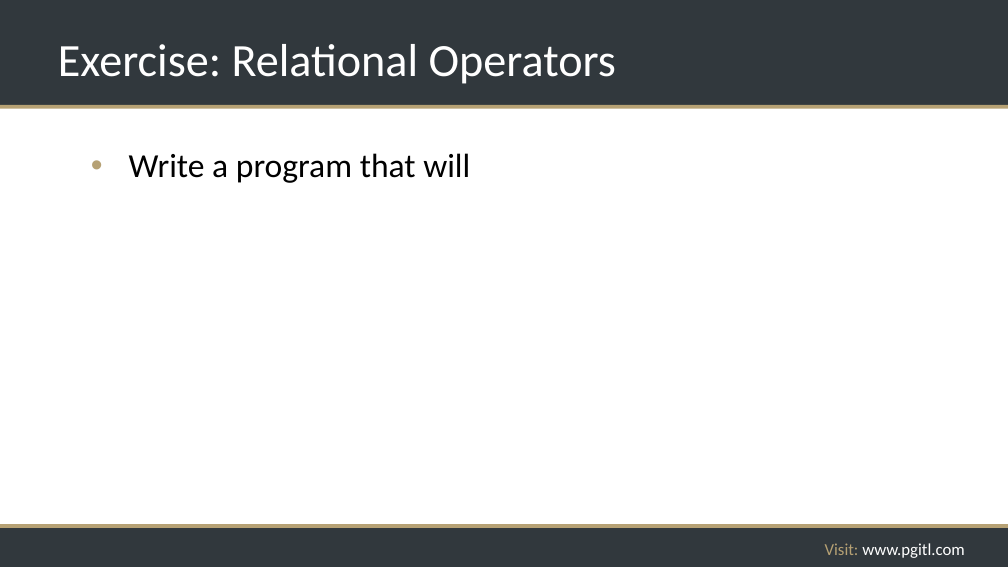
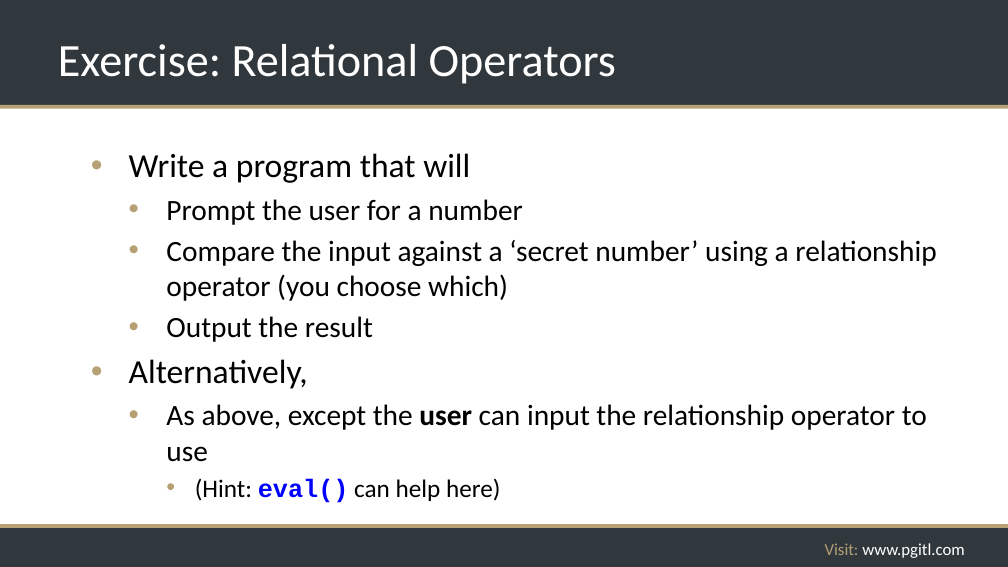
Before and after one commit to rikkouri/project-a, a slide deck: slide 86 of Programming Foundations.pptx. Drawn at 1008x567 pixels with LibreOffice and Linux fonts; fonts in the diff are those of the drawing; background and template pictures are left out. Boxes give left, top, right and bottom in pixels: in the first picture for what was removed or moved away, otherwise in the second. Text is boxed around its words. In the diff, an @@ line names an element or a change of style, - is before the commit and + after.

Commit message:
Relational ops exercise

```diff
--- a/Programming Foundations.pptx
+++ b/Programming Foundations.pptx
@@ text at [129, 199, 936, 503]: paragraphs added @@
+  • Prompt the user for a number
+  • Compare the input against a ‘secret number’ using a relationship operator (you choose which)
+  • Output the result
+• Alternatively,
+  • As above, except the user can input the relationship operator to use
+    • (Hint: eval() can help here)
```
Also in this commit, not shown: 2 other slides changed, 1 other file.
